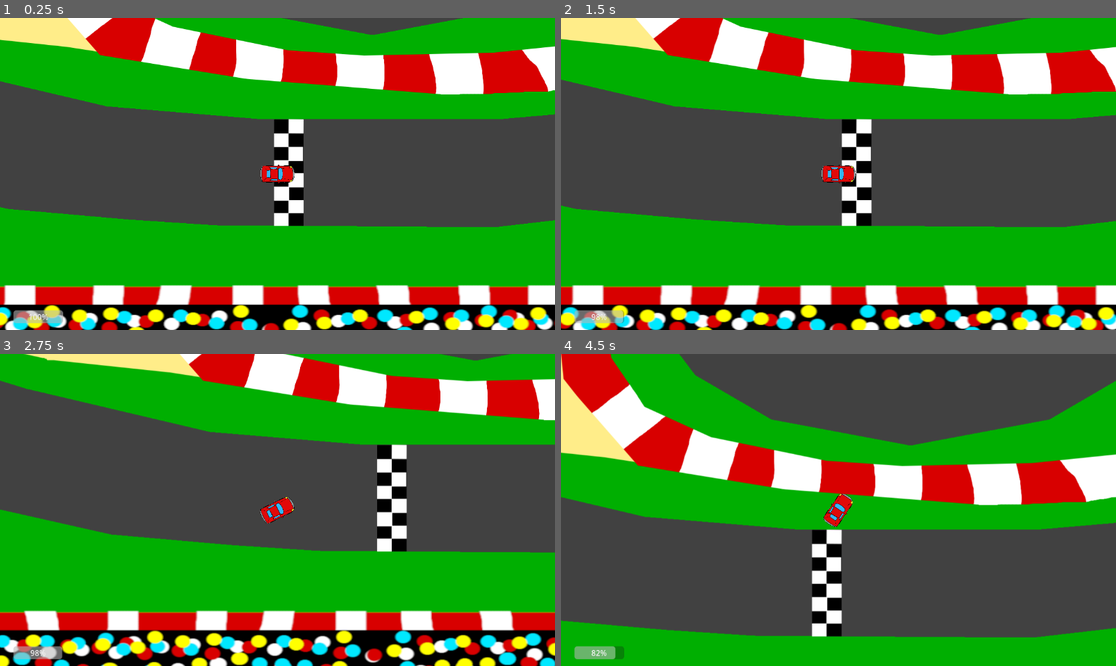
Above: before the commit, frames 1-4 (two rows, left to right).
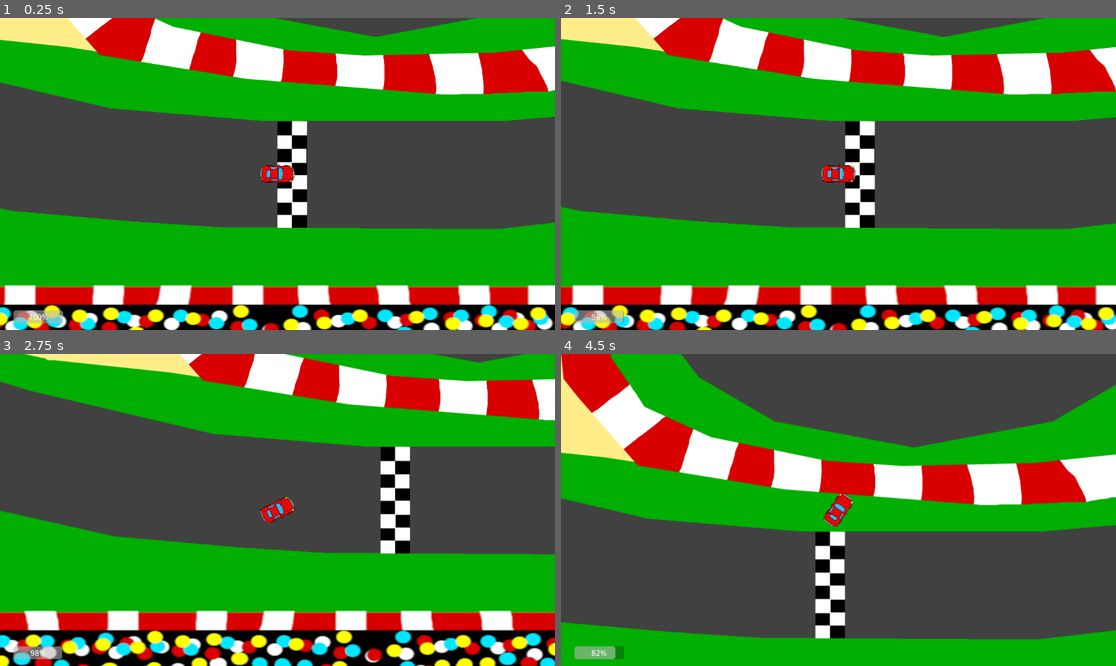
Above: after the commit, the same moments.

Repository: gnol-on-the-beat/Mario-kart-test
Game: Godot game, scene res://levesl/game level.tscn
The game is run twice, just before and just after one commit, with the same random seed, the same clock (stepped at 60 frames per second) and the same inputs.
Inputs:
- Up to frame 1 (0.25 s): no input
- Up to frame 2 (1.5 s): tap Enter (refill turbo) at 0.5 s; hold D (turn_right) 0.53-1.28 s; hold Space (drift) 0.53-1.28 s; tap Shift (turbo) at 0.8, 1.35 s; hold S (brake) from 1.28 s (still down)
- Up to frame 3 (2.75 s): tap Space (drift) at 1.55 s; release S (brake) at 2.03 s; hold D (turn_right) from 2.03 s (still down); hold Space (drift) from 2.03 s (still down); tap Shift (turbo) at 2.3 s
- Up to frame 4 (4.5 s): release D (turn_right) at 2.78 s; release Space (drift) at 2.78 s; hold W (accelerate) 2.78-3.53 s; tap Enter (refill turbo) at 2.85 s; tap Space (drift) at 3.05, 4.35 s; hold Shift (turbo) 3.53-4.28 s; hold A (turn_left) from 3.53 s (still down)

The runs differ from the first frame. In frame 1, 2.4% of the frame differs, in the area x 0-100%, y 0-68%; in frame 2, 2.4%; in frame 3, 2.4%; in frame 4, 3.1%, in the area x 0-100%, y 0-92%.

Commit message:
Added slow zones for grass and sand

Diff:
--- a/bil test/art/control.gd
+++ b/bil test/art/control.gd
@@ -18,8 +18,14 @@
 @export var turbo_factor = 1.85
 var turbo_power = car_speed * turbo_factor #engine power with turbo
 
+
 var drifting = false
 var drifting_trans = false
+
+@export var off_road_factor = 0.5
+var off_road=false
+var off_road_speed = car_speed * off_road_factor
+var off_road_sand = false
 
 var steer_direction
 var acceleration = Vector2.ZERO
@@ -110,6 +116,11 @@
 		$CarSprite.texture = car_sprite
 		velocity = -new_heading * min(velocity.length(), max_speed_reverse)
 	rotation = new_heading.angle()
+	#off road
+	if off_road==true:
+		engine_power = off_road_speed
+	if off_road_sand==true:
+		engine_power = off_road_speed / 3
 
 func apply_friction(delta):
 	if acceleration == Vector2.ZERO and velocity.length() < 50:
@@ -118,9 +129,46 @@
 	var drag_force = velocity * velocity.length() * drag * delta
 	acceleration += drag_force + friction_force
 
+func off_road_debuff():
+	off_road=true
 
+func back_on_road():
+	off_road=false
 
-#make drift and turbo flexible so we only have to tweak "one number per action, per car"
-#interpolate drift tail
+func sand_debuff():
+	off_road_sand=true
+
+func out_of_sand():
+	off_road_sand=false
+
 #add skid mark texture
-#add grip zones on track based on underlag, or barriers
+#
+#
+#signals
+
+#mid grass
+func _on_grass_body_exited(body):
+	if body.is_in_group("Player"):
+		body.back_on_road()
+
+func _on_grass_body_entered(body):
+	if body.is_in_group("Player"):
+		body.off_road_debuff()
+
+#outside grass
+func _on_road_body_entered(body):
+	if body.is_in_group("Player"):
+		body.back_on_road()
+
+func _on_road_body_exited(body):
+	if body.is_in_group("Player"):
+		body.off_road_debuff()
+
+#sand
+func _on_sand_body_entered(body):
+	if body.is_in_group("Player"):
+		body.sand_debuff()
+
+func _on_sand_body_exited(body):
+	if body.is_in_group("Player"):
+		body.out_of_sand()
--- a/bil test/levesl/game level.tscn
+++ b/bil test/levesl/game level.tscn
@@ -6,6 +6,7 @@
 [ext_resource type="Texture2D" uid="uid://6t6h0chhhl71" path="res://art/sand.png" id="4_ofng8"]
 [ext_resource type="Texture2D" uid="uid://q5o2x58rrrit" path="res://art/bumpers.png" id="5_7v2a0"]
 [ext_resource type="Texture2D" uid="uid://bhbbjsdtmc2w2" path="res://art/stands.png" id="6_0yr28"]
+[ext_resource type="Texture2D" uid="uid://ciyl0lhqmihe5" path="res://art/track road.png" id="7_a705p"]
 
 [sub_resource type="RectangleShape2D" id="RectangleShape2D_f1a1s"]
 size = Vector2(455, 2848.75)
@@ -54,12 +55,15 @@
 script = ExtResource("3_gjory")
 
 [node name="Sand" type="Area2D" parent="."]
-z_index = -4
+z_index = -1
 metadata/_edit_lock_ = true
 
 [node name="Sprite2D" type="Sprite2D" parent="Sand"]
 position = Vector2(499, -451)
 texture = ExtResource("4_ofng8")
+
+[node name="CollisionPolygon2D" type="CollisionPolygon2D" parent="Sand"]
+polygon = PackedVector2Array(-13, -612, -358, -474, -517, -335, -553, -236, -527, -126, -404, -11, -130, 54, 252, 95, 113, -105)
 
 [node name="Bumpers" type="StaticBody2D" parent="."]
 metadata/_edit_lock_ = true
@@ -82,17 +86,14 @@
 texture = ExtResource("6_0yr28")
 
 [node name="right" type="CollisionShape2D" parent="Stands"]
-visible = false
 position = Vector2(1881, -78)
 shape = SubResource("RectangleShape2D_f1a1s")
 
 [node name="left" type="CollisionShape2D" parent="Stands"]
-visible = false
 position = Vector2(-1871.5, -41.5)
 shape = SubResource("RectangleShape2D_f1a1s")
 
 [node name="bot" type="CollisionShape2D" parent="Stands"]
-visible = false
 position = Vector2(-30, 1272)
 shape = SubResource("RectangleShape2D_tw2ch")
 
@@ -100,4 +101,30 @@
 position = Vector2(-118.5, -1315.25)
 shape = SubResource("RectangleShape2D_wk33j")
 
+[node name="Road" type="Area2D" parent="."]
+z_index = -2
+
+[node name="Sprite2D" type="Sprite2D" parent="Road"]
+position = Vector2(503, -458)
+texture = ExtResource("7_a705p")
+
+[node name="out" type="CollisionPolygon2D" parent="Road"]
+polygon = PackedVector2Array(-558, -1503, -649, -1469, -728, -1391, -756, -1250, -716, -1115, -464, -898, -462, -824, -478, -778, -574, -700, -800, -605, -937, -481, -986, -362, -957, -62, -857, 77, -667, 212, -440, 317, 5, 416, 445, 452, 1028, 456, 1466, 402, 1691, 385, 1852, 280, 1888, 203, 1922, 25, 1915, -90, 1810, -376, 1811, -472, 1968, -979, 2021, -1216, 1946, -1381, 1797, -1478, 1553, -1499, 1302, -1448, 1137, -1325, 1040, -1122, 1015, -397, 981, -312, 912, -240, 802, -221, 722, -221, 617, -239, 544, -317, 389, -758, 196, -1105, -55, -1407, -182, -1471, -299, -1509, -422, -1514)
+
+[node name="Grass" type="Area2D" parent="."]
+z_index = -3
+
+[node name="Sprite2D" type="Sprite2D" parent="Grass"]
+position = Vector2(499, -463)
+texture = ExtResource("2_uo2na")
+
+[node name="in" type="CollisionPolygon2D" parent="Grass"]
+polygon = PackedVector2Array(-337, -1275, -386, -1278, -414, -1258, -437, -1224, -396, -1154, -224, -1018, -188, -905, -195, -800, -230, -702, -294, -612, -554, -453, -649, -342, -654, -283, -582, -63, -436, 28, -179, 106, 208, 199, 532, 227, 1033, 226, 1314, 201, 1559, 129, 1589, 26, 1582, -88, 1536, -197, 1490, -380, 1499, -562, 1651, -1082, 1622, -1162, 1577, -1192, 1515, -1192, 1445, -1163, 1393, -1103, 1369, -1029, 1348, -460, 1308, -228, 1208, -95, 1048, -2, 761, 50, 476, -1, 315, -94, 214, -225, 125, -630, 14, -860, -160, -1127, -225, -1202)
+
 [connection signal="fuel_changed" from="Car" to="CanvasLayer/TubroBar" method="_on_car_fuel_changed"]
+[connection signal="body_entered" from="Sand" to="Car" method="_on_sand_body_entered"]
+[connection signal="body_exited" from="Sand" to="Car" method="_on_sand_body_exited"]
+[connection signal="body_entered" from="Road" to="Car" method="_on_road_body_entered"]
+[connection signal="body_exited" from="Road" to="Car" method="_on_road_body_exited"]
+[connection signal="body_entered" from="Grass" to="Car" method="_on_grass_body_entered"]
+[connection signal="body_exited" from="Grass" to="Car" method="_on_grass_body_exited"]
Binary file added: bil test/art/track road.png
Not shown, added: bil test/art/track road.png.import
Binary file changed: bil test/art/track.png
Not shown: 1 places in bil test/levesl/game level.tscn that only renumber resources
